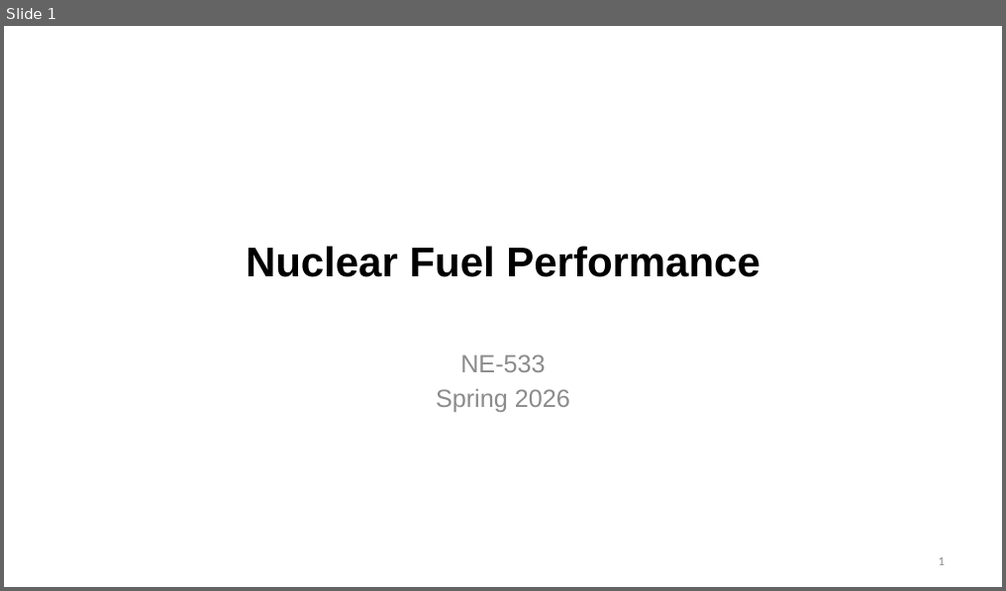
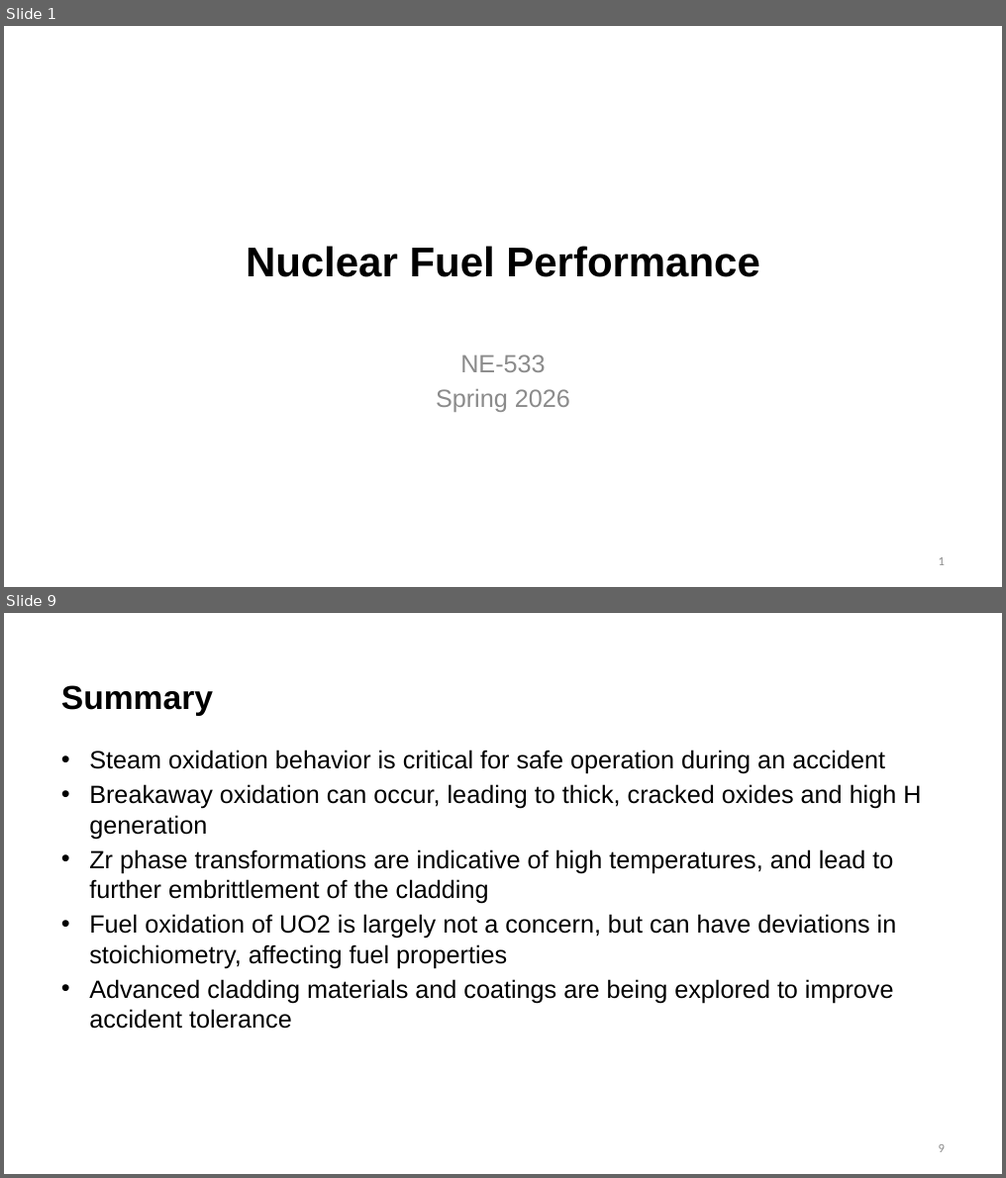
Before and after one commit to benbeeler/TEACHING, a slide deck: Nuclear_Fuel_Performance/NE533_Spring2026/Module4/Lec19_Accidents.pptx. Shown one above the other, each under a label of ours: slide 1 before the commit, slides 1 and 9 after it; the slides between them are not shown. The pictures are 1006x591 and 1006x1178 pixels, drawn with LibreOffice and Linux fonts; fonts in the diff are those of the drawing; background and template pictures are left out. Boxes give left, top, right and bottom in pixels: in the first picture for what was removed or moved away, otherwise in the second. Text is boxed around its words. In the diff, an @@ line names an element or a change of style, - is before the commit and + after.

```diff
--- a/Nuclear_Fuel_Performance/NE533_Spring2026/Module4/Lec19_Accidents.pptx
+++ b/Nuclear_Fuel_Performance/NE533_Spring2026/Module4/Lec19_Accidents.pptx
@@ slide 9 added at [4, 613, 1002, 1174], background #FFFFFF @@
@@ title added at [61, 685, 213, 716], 32 pt, text #000000, bold @@
+Summary
@@ text added at [89, 750, 921, 1029], 24 pt, text #000000 @@
+• Steam oxidation behavior is critical for safe operation during an accident
+• Breakaway oxidation can occur, leading to thick, cracked oxides and high H generation
+• Zr phase transformations are indicative of high temperatures, and lead to further embrittlement of the cladding
+• Fuel oxidation of UO2 is largely not a concern, but can have deviations in stoichiometry, affecting fuel properties
+• Advanced cladding materials and coatings are being explored to improve accident tolerance
@@ page number added at [939, 1145, 944, 1153], 12 pt, text #8C8C8C @@
+9
```
Also in this commit, not shown: 13 other slides added, 27 slides removed, 17 other files.
